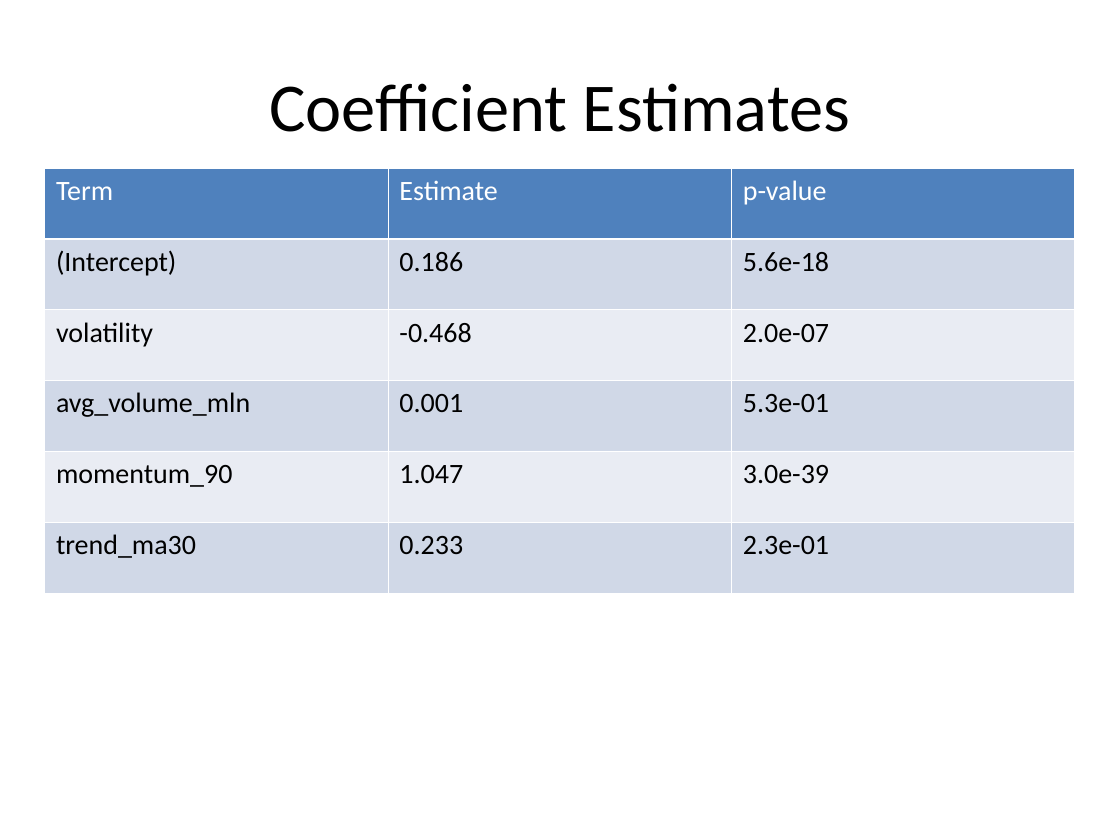
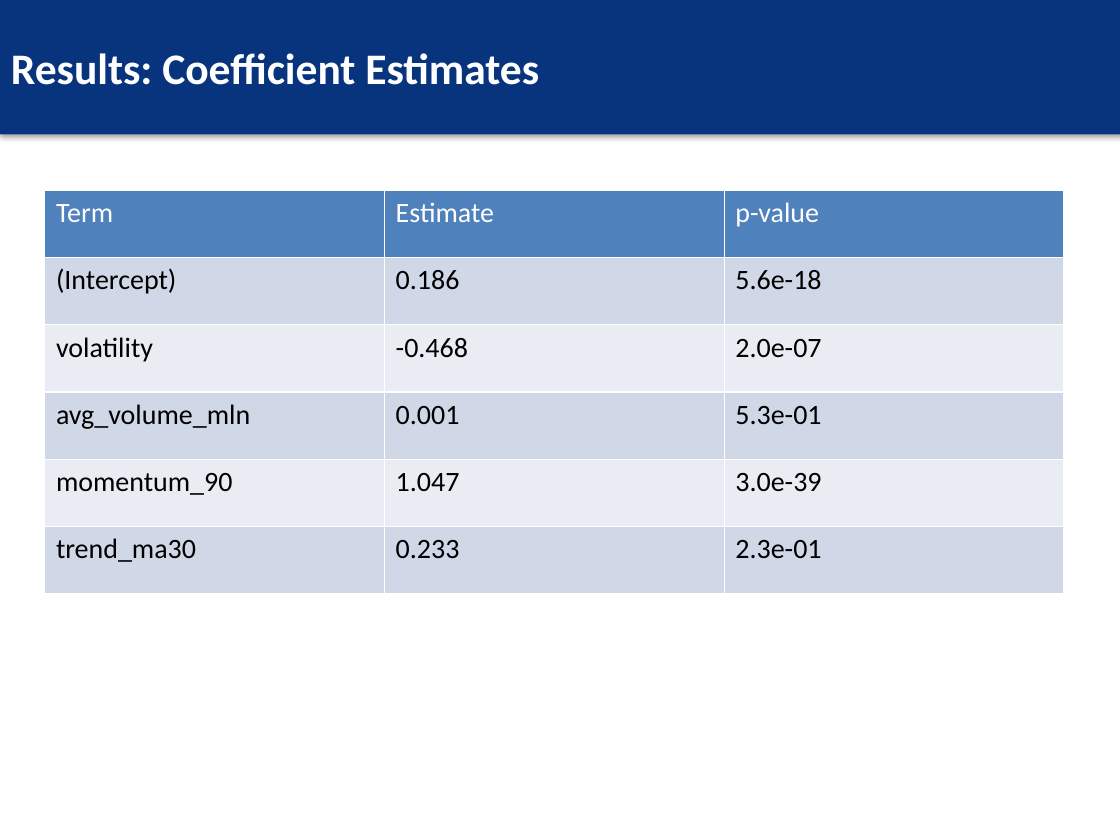
Before and after one commit to paullopes2004/RegressionCourseProject, a slide deck: slide 10 of reports/Regression_Project_Presentation.pptx. Drawn at 1120x840 pixels with LibreOffice and Linux fonts; fonts in the diff are those of the drawing. Boxes give left, top, right and bottom in pixels: in the first picture for what was removed or moved away, otherwise in the second. Text is boxed around its words. In the diff, an @@ line names an element or a change of style, - is before the commit and + after.

```diff
--- a/reports/Regression_Project_Presentation.pptx
+++ b/reports/Regression_Project_Presentation.pptx
@@ rectangle "Results: Coefficient Estimates" resized from (x1=269, y1=83, x2=850, y2=132) to (x1=0, y1=0, x2=1120, y2=134) @@
@@ rectangle "Results: Coefficient Estimates" at (x1=0, y1=0, x2=1120, y2=134): fill none to #08347D; shadow on @@
@@ text in rectangle at (x1=11, y1=53, x2=539, y2=85): text changed; size 44 to 28 pt; text colour #000000 to #FFFFFF; bold on @@
-Coefficient Estimates
+Results: Coefficient Estimates
@@ table resized from (x1=45, y1=168, x2=1076, y2=594) to (x1=45, y1=190, x2=1063, y2=594) @@
```
Also in this commit, not shown: 6 other slides changed, 11 slides added, 8 slides removed.
